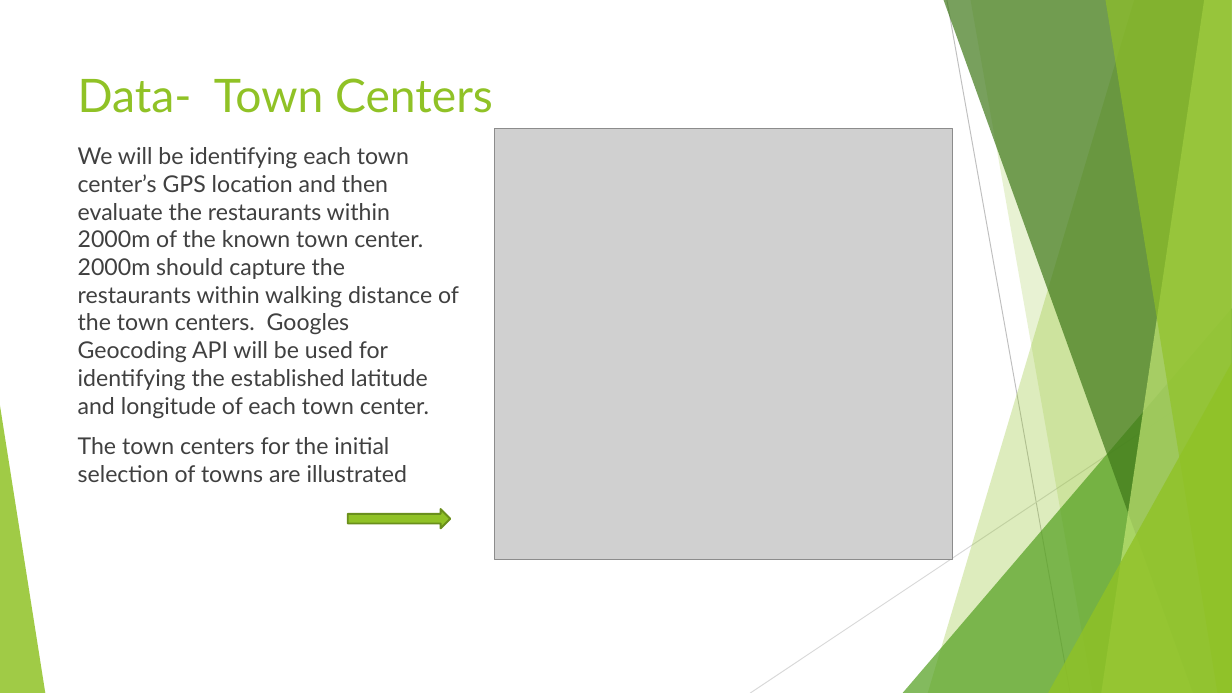
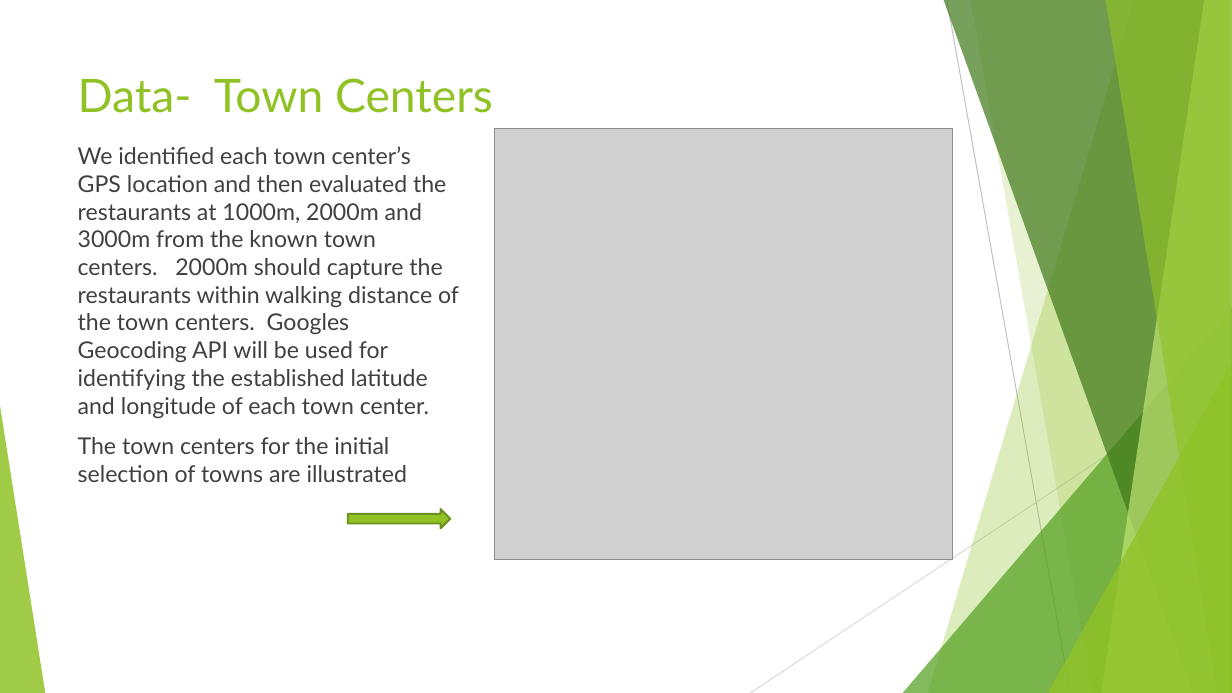
Before and after one commit to jesivak/Capstone, a slide deck: slide 4 of Data Science Certification Capstone Atlanta Suburb Study.pptx. Drawn at 1232x693 pixels with LibreOffice and Linux fonts; fonts in the diff are those of the drawing; grey boxes stand for pictures. Boxes give left, top, right and bottom in pixels: in the first picture for what was removed or moved away, otherwise in the second. Text is boxed around its words. In the diff, an @@ line names an element or a change of style, - is before the commit and + after.

```diff
--- a/Data Science Certification Capstone Atlanta Suburb Study.pptx
+++ b/Data Science Certification Capstone Atlanta Suburb Study.pptx
@@ text at [78,146,459,418]: text changed @@
-We will be identifying each town center’s GPS location and then evaluate the restaurants within 2000m of the known town center. 2000m should capture the restaurants within walking distance of the town centers. Googles Geocoding API will be used for identifying the established latitude and longitude of each town center.
+We identified each town center’s GPS location and then evaluated the restaurants at 1000m, 2000m and 3000m from the known town centers. 2000m should capture the restaurants within walking distance of the town centers. Googles Geocoding API will be used for identifying the established latitude and longitude of each town center.
```
Also in this commit, not shown: 3 other slides changed.
